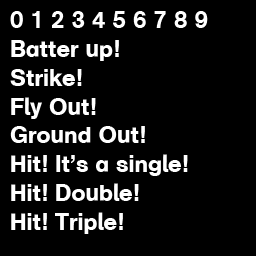
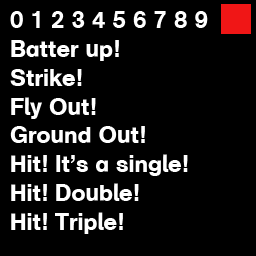
Revision of a layered 256x256 image; what changed, layer by layer:
added layer "red dot" above "background color" over [left=221, top=4, right=251, bottom=34]
